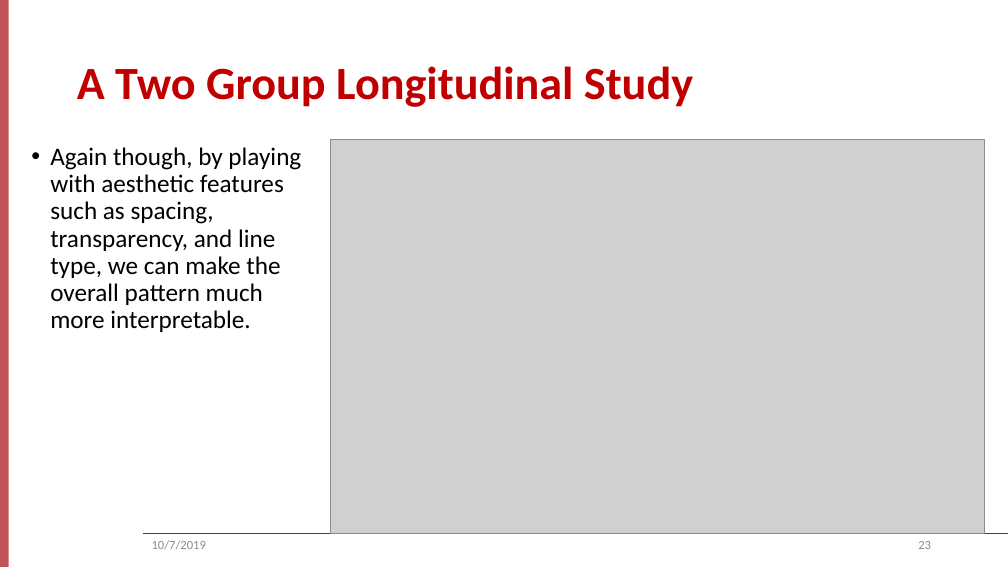
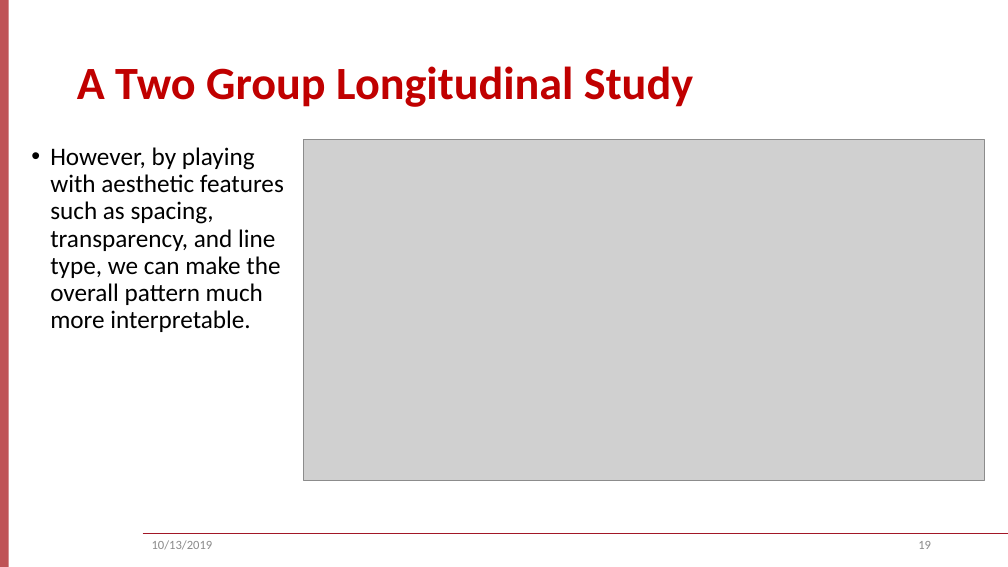
Before and after one commit to keithlohse/ASNR, a slide deck: slide 19 of ASNR_2019_workshop/lohse_ASNR_2019.pptx (slide 23 before the commit). Drawn at 1008x567 pixels with LibreOffice and Linux fonts; fonts in the diff are those of the drawing; grey boxes stand for pictures; background and template pictures are left out. Boxes give left, top, right and bottom in pixels: in the first picture for what was removed or moved away, otherwise in the second. Text is boxed around its words. In the diff, an @@ line names an element or a change of style, - is before the commit and + after.

Commit message:
Final upload for ASNR 2019
Finalized script file, .ppt and images for ASNR 2019

```diff
--- a/ASNR_2019_workshop/lohse_ASNR_2019.pptx
+++ b/ASNR_2019_workshop/lohse_ASNR_2019.pptx
@@ text at [50, 147, 284, 332]: text changed @@
-• Again though, by playing with aesthetic features such as spacing, transparency, and line type, we can make the overall pattern much more interpretable.
+• However, by playing with aesthetic features such as spacing, transparency, and line type, we can make the overall pattern much more interpretable.
@@ picture: place and size @@
-picture at [330, 140, 985, 534]
+picture at [304, 140, 985, 480]
@@ text at [152, 540, 213, 550]: text changed @@
-10/7/2019
+10/13/2019
@@ page number at [918, 541, 931, 549]: text changed @@
-23
+19
```
Also in this commit, not shown: 15 other slides changed, 6 slides removed, 17 other files.
